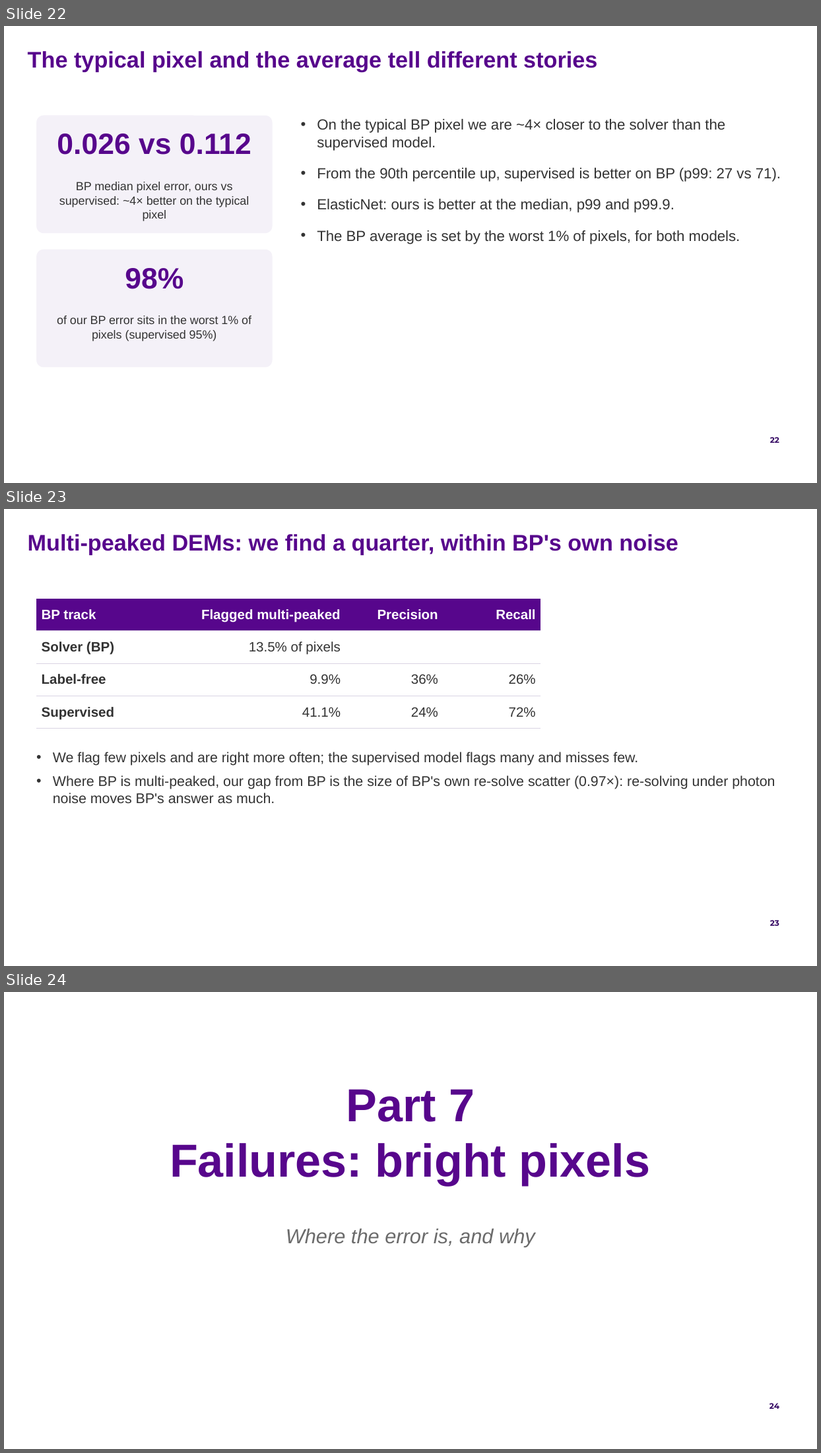
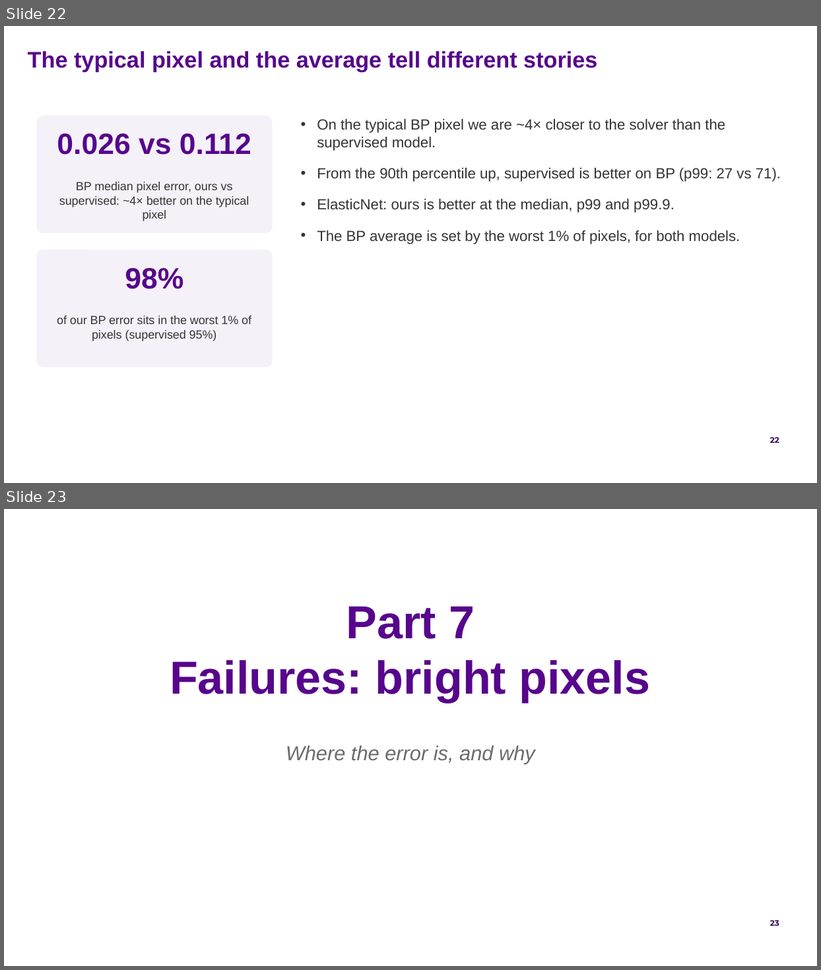
Before and after one commit to FruitPnchSamuraiG/solar-dem-inversion, a slide deck: slides/DEM_deck_v2.pptx. Shown one above the other, each under a label of ours: slides 22, 23 and 24 before the commit, slides 22 and 23 after it. The pictures are 821x1453 and 821x970 pixels, drawn with LibreOffice and Linux fonts; fonts in the diff are those of the drawing; background and template pictures are left out. Boxes give left, top, right and bottom in pixels: in the first picture for what was removed or moved away, otherwise in the second. Text is boxed around its words. In the diff, an @@ line names an element or a change of style, - is before the commit and + after.

Commit message:
slides: merge Google Slides edits (DEM MAE column, multi-peak slide dropped, heavy-tail bullet, Part 8 renamed)
Flare cores in the heavy-tail bullet are 1 in 10,000 (69,283 of 705M), not
1 in 70k. ElasticNet now wins all six columns of the results table.

```diff
--- a/slides/DEM_deck_v2.pptx
+++ b/slides/DEM_deck_v2.pptx
@@ slide 23 removed at <box>4,509,817,966</box>, background #FFFFFF; not listed: 1 template element that a slide beside it also shows @@
@@ text removed at <box>28,534,678,555</box> @@
-Multi-peaked DEMs: we find a quarter, within BP's own noise
@@ table removed at <box>36,599,541,729</box>, 4 rows, 4 columns @@
-BP track | Flagged multi-peaked | Precision | Recall
-Solver (BP) | 13.5% of pixels |  | 
-Label-free | 9.9% | 36% | 26%
-Supervised | 41.1% | 24% | 72%
@@ text removed at <box>53,752,775,803</box> @@
-• We flag few pixels and are right more often; the supervised model flags many and misses few.
-• Where BP is multi-peaked, our gap from BP is the size of BP's own re-solve scatter (0.97×): re-solving under photon noise moves BP's answer as much.
@@ what was slide 24 is now slide 23 @@
@@ page number at <box>770,920,780,926</box>: text changed @@
-24
+23
```
Also in this commit, not shown: 5 slides changed, 2 other files.
